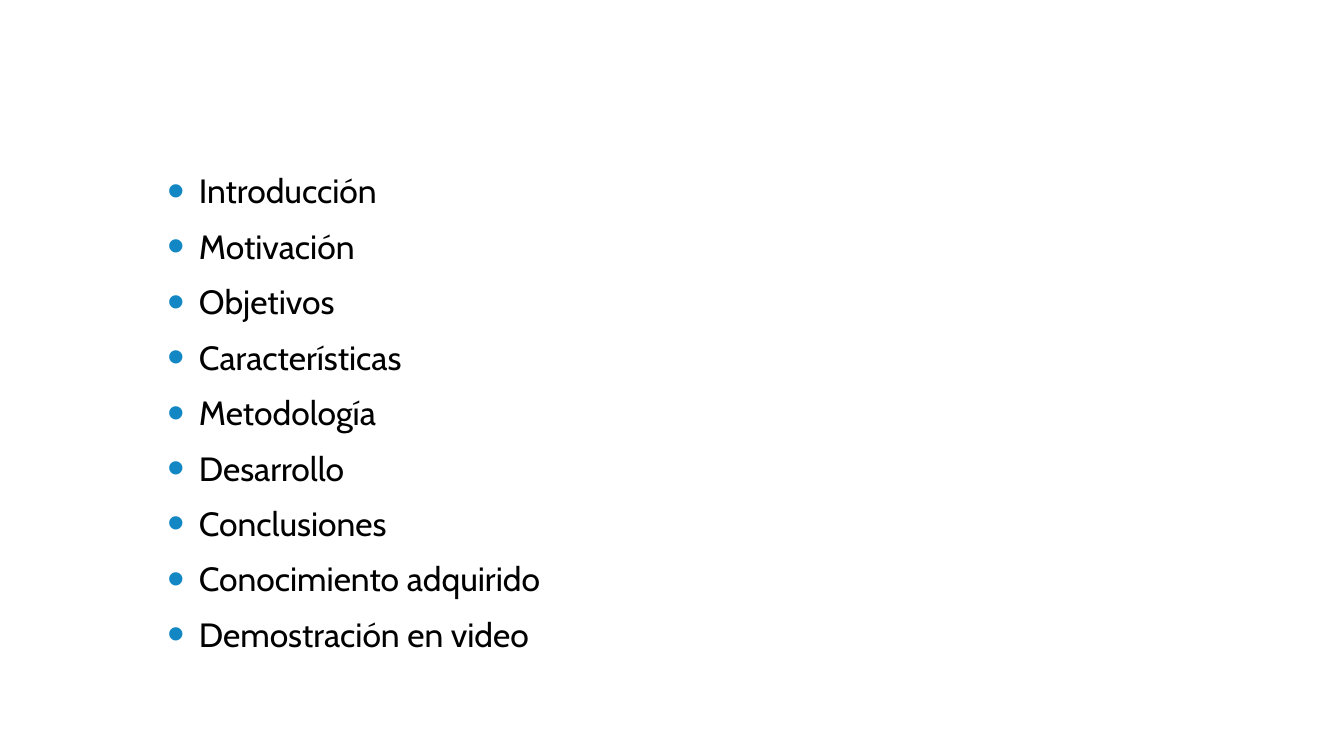
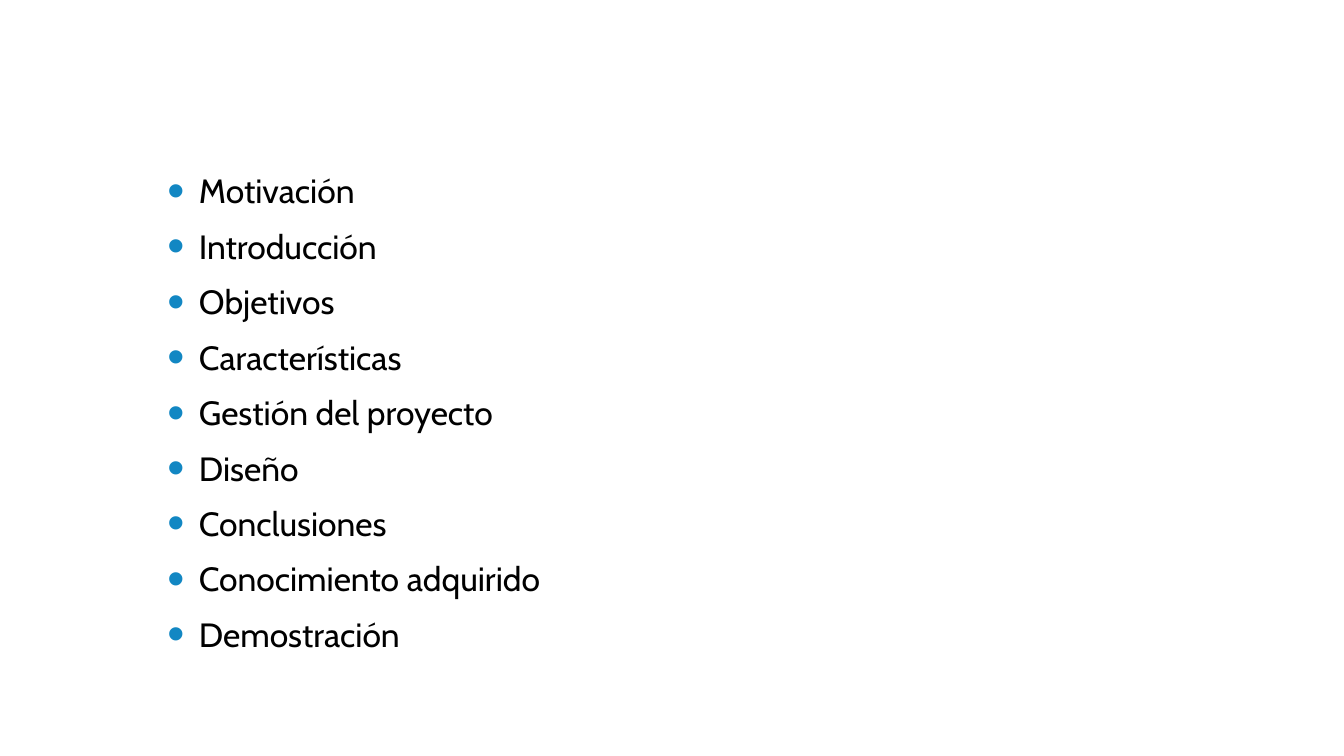
Before and after one commit to cesarpomar/Perldoop2-tfg, a slide deck: slide 2 of doc/Presentacion.pptx. Drawn at 1344x756 pixels with LibreOffice and Linux fonts; fonts in the diff are those of the drawing; background and template pictures are left out. Boxes give left, top, right and bottom in pixels: in the first picture for what was removed or moved away, otherwise in the second. Text is boxed around its words. In the diff, an @@ line names an element or a change of style, - is before the commit and + after.

```diff
--- a/doc/Presentacion.pptx
+++ b/doc/Presentacion.pptx
@@ text at bbox=[199, 178, 355, 204]: paragraph added @@
+• Motivación
@@ text at bbox=[199, 234, 355, 260]: paragraph removed @@
-• Motivación
@@ text at bbox=[199, 399, 493, 482]: text changed @@
-• Metodología
-• Desarrollo
+• Gestión del proyecto
+• Diseño
@@ text at bbox=[199, 622, 400, 648]: text changed @@
-• Demostración en video
+• Demostración
```
Also in this commit, not shown: 6 other slides changed, 17 slides added, 2 other files.
